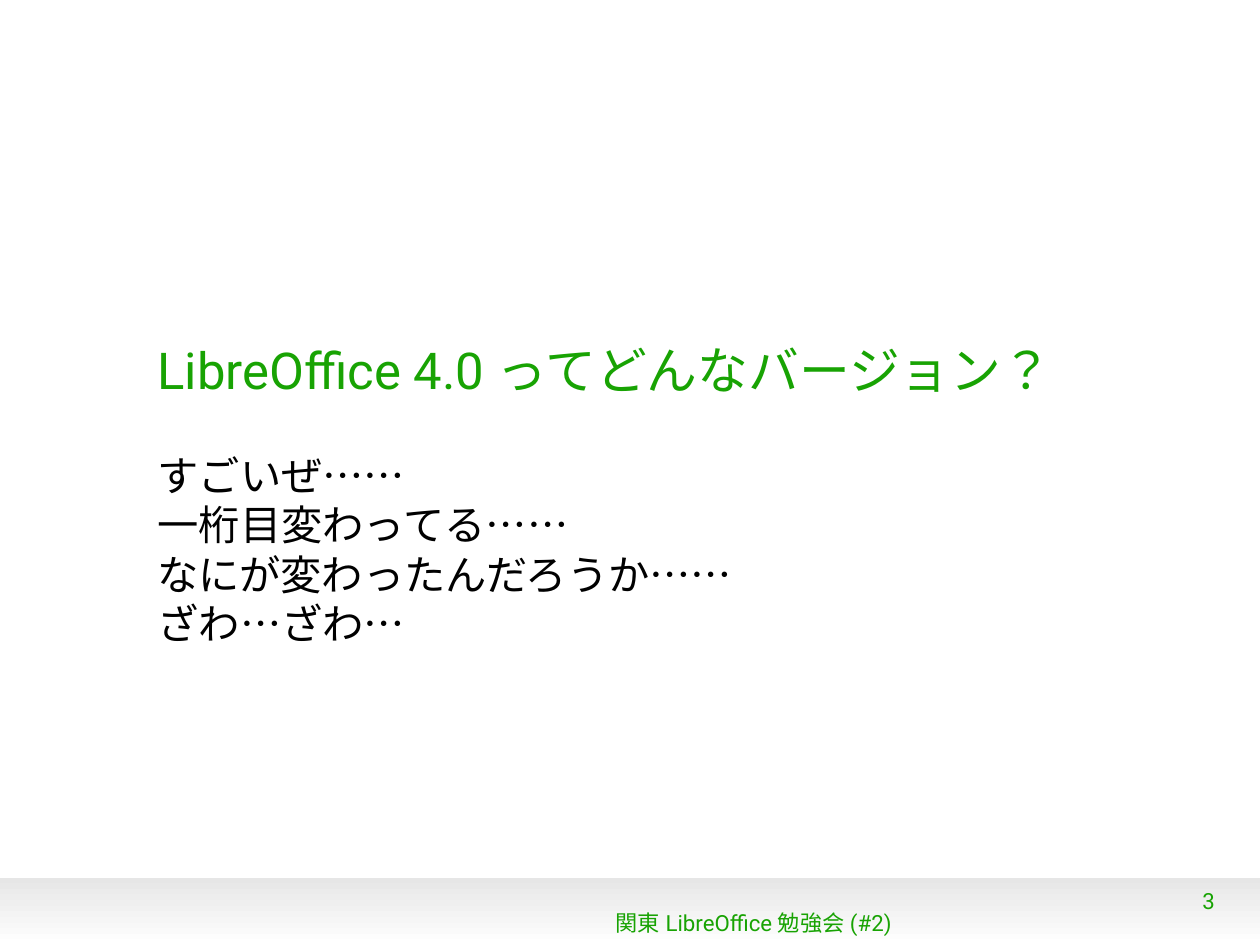
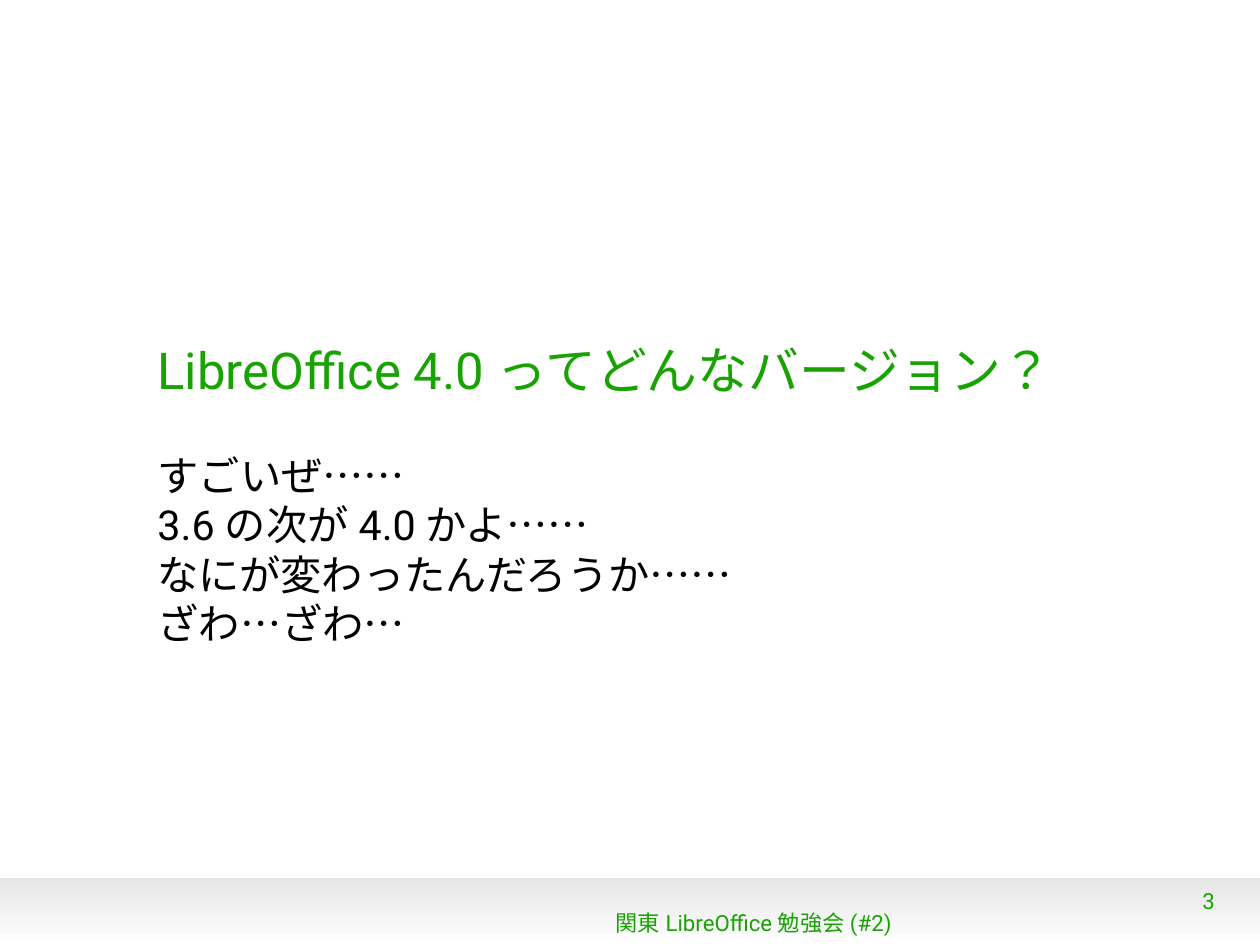
Before and after one commit to naruoga/KantoLibreOffice, a slide deck: slide 3 of Jan2013/WhatsNew4-0.odp. Drawn at 1260x945 pixels with LibreOffice and Linux fonts; fonts in the diff are those of the drawing; background and template pictures are left out. Boxes give left, top, right and bottom in pixels: in the first picture for what was removed or moved away, otherwise in the second. Text is boxed around its words. In the diff, an @@ line names an element or a change of style, - is before the commit and + after.

```diff
--- a/Jan2013/WhatsNew4-0.odp
+++ b/Jan2013/WhatsNew4-0.odp
@@ subtitle at (157, 456, 732, 594): text changed @@
-すごいぜ……
-一桁目変わってる……
-なにが変わったんだろうか……
+すごいぜ……
+3.6の次が4.0かよ……
+なにが変わったんだろうか……
```
Also in this commit, not shown: 2 other slides changed, 3 slides added.
